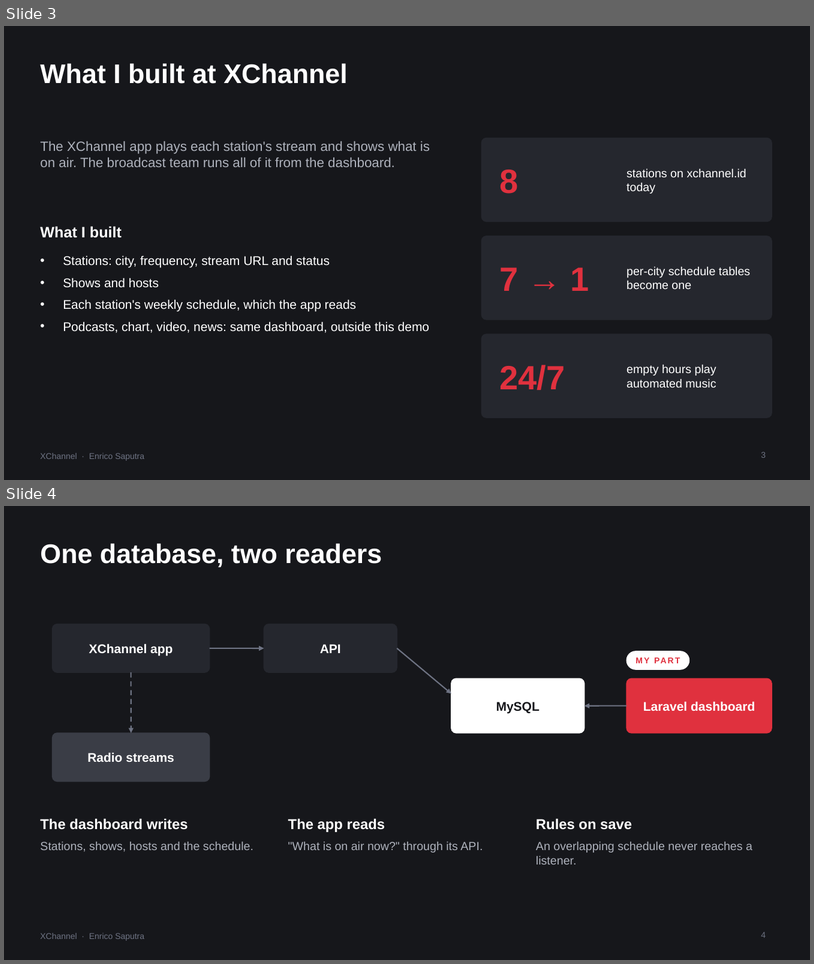
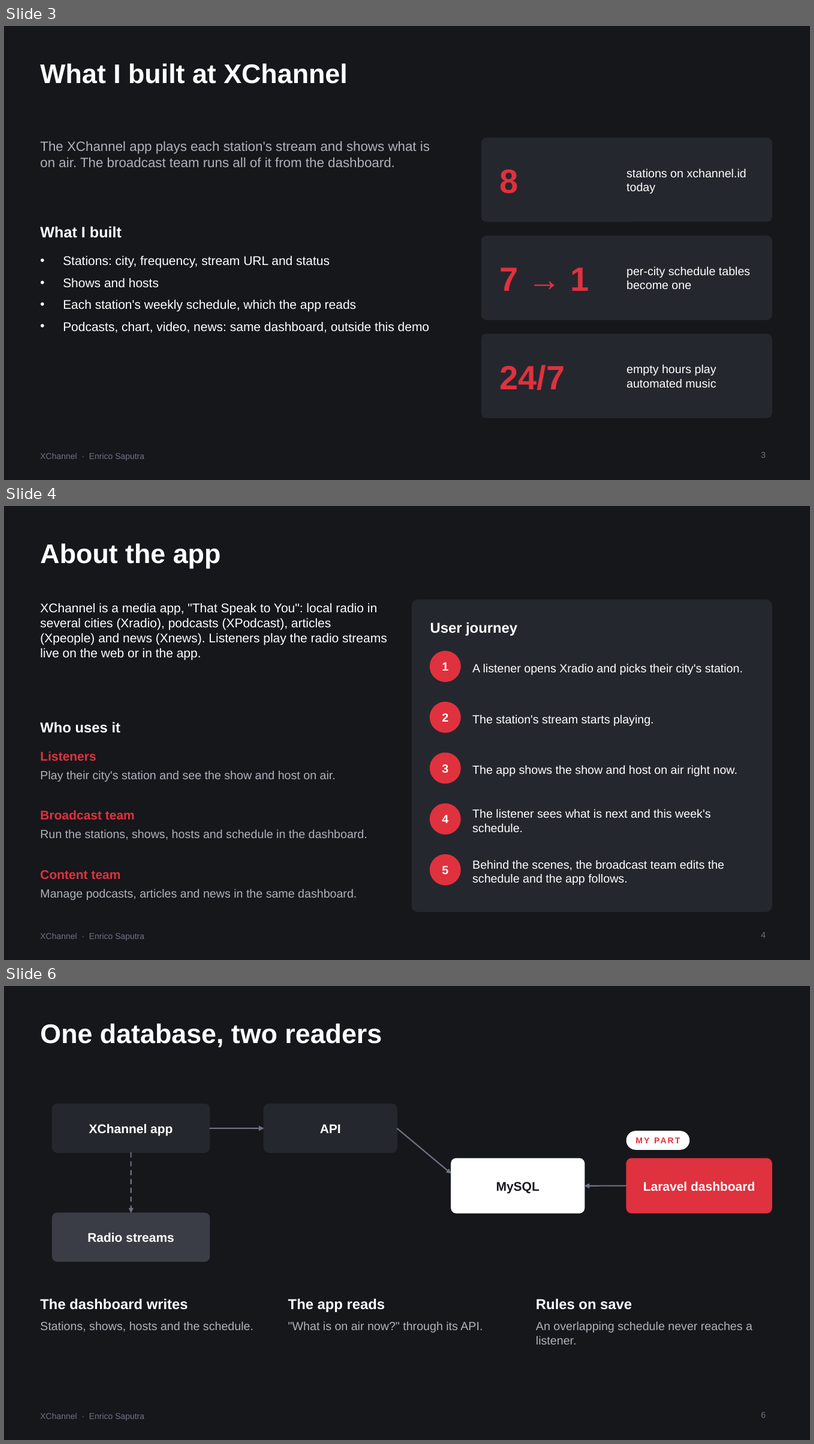
Before and after one commit to Enricosaputra/xchannel-dashboard-demo, a slide deck: docs/XChannel-walkthrough.pptx. Shown one above the other, each under a label of ours: slides 3 and 4 before the commit, slides 3, 4 and 6 after it; the slides between them are not shown. The pictures are 814x964 and 814x1444 pixels, drawn with LibreOffice and Linux fonts; fonts in the diff are those of the drawing. Boxes give left, top, right and bottom in pixels: in the first picture for what was removed or moved away, otherwise in the second. Text is boxed around its words. In the diff, an @@ line names an element or a change of style, - is before the commit and + after.

Commit message:
Decks: explain the app first (who uses it, user journey, dashboard menus)

```diff
--- a/docs/XChannel-walkthrough.pptx
+++ b/docs/XChannel-walkthrough.pptx
@@ slide 4 added at <box>4,506,810,960</box>, background #16171B; not listed: 1 template element that a slide beside it also shows @@
@@ title added at <box>40,543,221,568</box>, 32 pt, text #FFFFFF, bold @@
+About the app
@@ text added at <box>40,603,387,660</box>, 15 pt, text #FFFFFF @@
+XChannel is a media app, "That Speak to You": local radio in several cities (Xradio), podcasts (XPodcast), articles (Xpeople) and news (Xnews). Listeners play the radio streams live on the web or in the app.
@@ rounded rectangle added at <box>413,600,772,912</box>, fill #25272E, outline #25272E 1 pt @@
@@ text added at <box>431,622,518,636</box>, 17 pt, text #FFFFFF, bold @@
+User journey
@@ ellipse added at <box>431,651,461,681</box>, fill #E0313E, outline #E0313E 1 pt @@
@@ text added at <box>442,662,449,670</box>, 14 pt, text #FFFFFF, bold @@
+1
@@ text added at <box>473,663,743,675</box>, 14 pt, text #FFFFFF @@
+A listener opens Xradio and picks their city's station.
@@ ellipse added at <box>431,702,461,732</box>, fill #E0313E, outline #E0313E 1 pt @@
@@ text added at <box>40,721,121,733</box>, 17 pt, text #FFFFFF, bold @@
+Who uses it
@@ text added at <box>442,713,449,721</box>, 14 pt, text #FFFFFF, bold @@
+2
@@ text added at <box>473,714,654,726</box>, 14 pt, text #FFFFFF @@
+The station's stream starts playing.
@@ text added at <box>40,751,96,760</box>, 15 pt, text #E0313E, bold @@
+Listeners
@@ ellipse added at <box>431,753,461,783</box>, fill #E0313E, outline #E0313E 1 pt @@
@@ text added at <box>40,771,336,781</box>, 14 pt, text #AEB2BC @@
+Play their city's station and see the show and host on air.
@@ text added at <box>442,764,449,772</box>, 14 pt, text #FFFFFF, bold @@
+3
@@ text added at <box>473,765,738,776</box>, 14 pt, text #FFFFFF @@
+The app shows the show and host on air right now.
@@ text added at <box>40,810,135,819</box>, 15 pt, text #E0313E, bold @@
+Broadcast team
@@ ellipse added at <box>431,804,461,834</box>, fill #E0313E, outline #E0313E 1 pt @@
@@ text added at <box>473,808,711,832</box>, 14 pt, text #FFFFFF @@
+The listener sees what is next and this week's schedule.
@@ text added at <box>40,829,368,840</box>, 14 pt, text #AEB2BC @@
+Run the stations, shows, hosts and schedule in the dashboard.
@@ text added at <box>442,814,449,823</box>, 14 pt, text #FFFFFF, bold @@
+4
@@ ellipse added at <box>431,855,461,885</box>, fill #E0313E, outline #E0313E 1 pt @@
@@ text added at <box>442,865,449,874</box>, 14 pt, text #FFFFFF, bold @@
+5
@@ text added at <box>473,859,725,885</box>, 14 pt, text #FFFFFF @@
+Behind the scenes, the broadcast team edits the schedule and the app follows.
@@ text added at <box>40,870,121,879</box>, 15 pt, text #E0313E, bold @@
+Content team
@@ text added at <box>40,889,357,900</box>, 14 pt, text #AEB2BC @@
+Manage podcasts, articles and news in the same dashboard.
@@ page number added at <box>761,931,766,937</box>, 10 pt, text #6E7383 @@
+4
@@ what was slide 4 is now slide 6 @@
@@ page number at <box>761,1411,766,1417</box>: text changed @@
-4
+6
```
Also in this commit, not shown: 1 other slide added, 7 other files.
